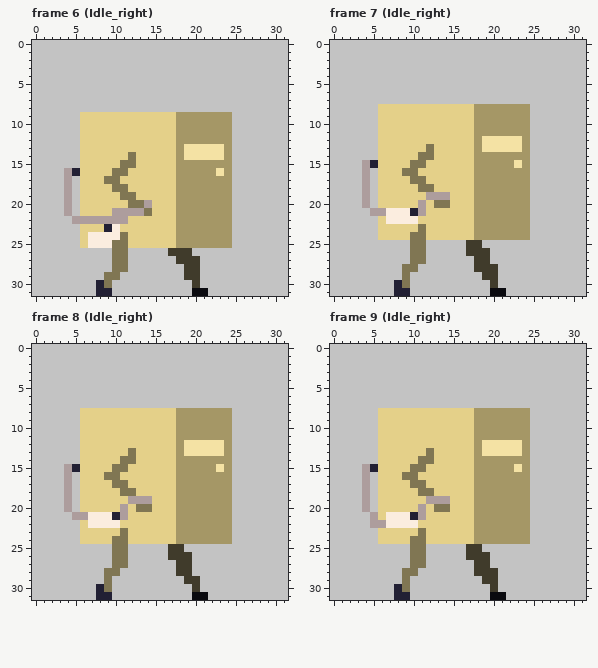
Pixel-art file -- aseprite/mainChar_2.ase. Above is the file before it was changed.
32x32 pixels, 28 frames. Shown: frame 6 (Idle_right), frame 7 (Idle_right), frame 8 (Idle_right), frame 9 (Idle_right). The commit also changed other frames, which this record leaves out.
After:
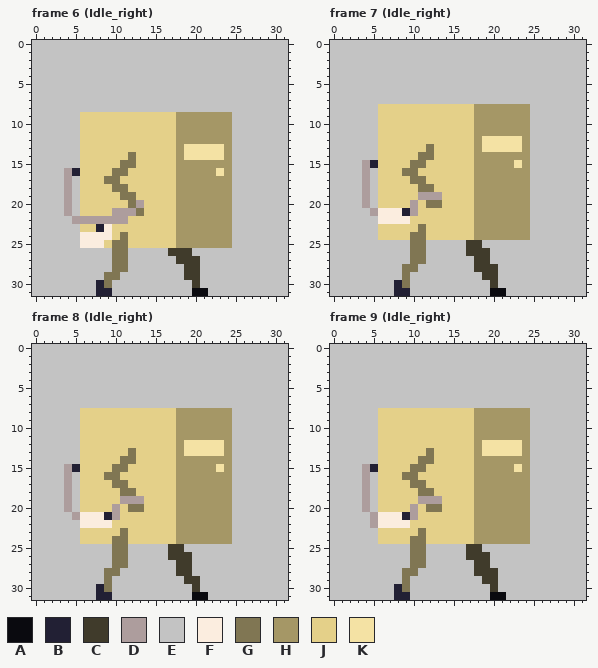
Palette (. is transparent): A #0a0a0f  B #222034  C #403b2b  D #ad9d9d  E #c3c3c3  F #fbeddf  G #807653  H #a59766  J #e4d089  K #f4e2a4
The exact change:
Frame 6 (Idle_right), layer "Front_Arm":
y 20: x 13..14 GD -> DJ
y 21: x 13..14 DG -> GJ
y 23: x 8..10 JBF -> BFJ
y 24: x 6 J -> F; x 10 F -> J
y 25: x 6 J -> F; x 9 F -> J
Frame 7 (Idle_right), layer "Front_Arm":
y 19: x 11 J -> D; x 14 D -> J
y 20: x 10..12 JDJ -> DJG; x 14 G -> J
y 21: x 6 D -> F; x 9..11 FBD -> BDJ
y 22: x 6 J -> F; x 10 F -> J
Frame 8 (Idle_right), layer "Front_Arm": the same change as frame 7 (Idle_right)
Frame 9 (Idle_right), layer "Front_Arm":
y 19: x 11 J -> D; x 14 D -> J
y 20: x 10..12 JDJ -> DJG; x 14 G -> J
y 21: x 6 J -> F; x 9..11 FBD -> BDJ
y 22: x 6 D -> F; x 10 F -> J
